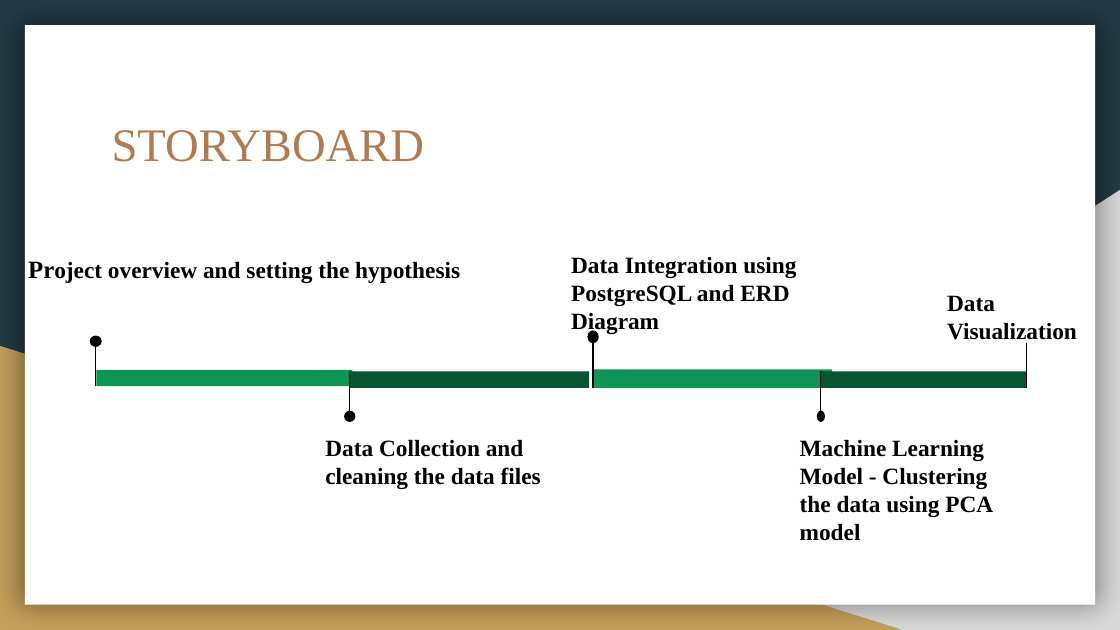
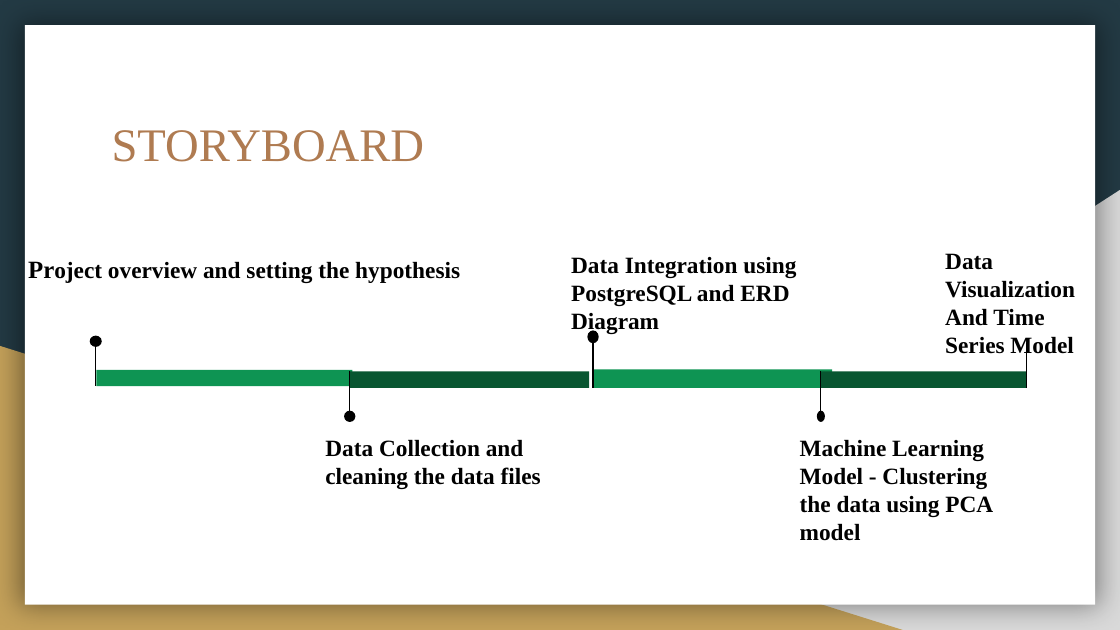
Before and after one commit to joshb738/NBA_Player_Analysis, a slide deck: slide 3 of Visualization/NBA_PLAYER_ANALYSIS.pptx. Drawn at 1120x630 pixels with LibreOffice and Linux fonts; fonts in the diff are those of the drawing. Boxes give left, top, right and bottom in pixels: in the first picture for what was removed or moved away, otherwise in the second. Text is boxed around its words. In the diff, an @@ line names an element or a change of style, - is before the commit and + after.

```diff
--- a/Visualization/NBA_PLAYER_ANALYSIS.pptx
+++ b/Visualization/NBA_PLAYER_ANALYSIS.pptx
@@ text "Data Visualization": place and size @@
-text "Data Visualization" at (947, 295, 1077, 345)
+text "Data Visualization" at (945, 253, 1075, 359)
@@ text at (945, 308, 1073, 359): paragraph added @@
+And Time Series Model
```
Also in this commit, not shown: 4 other slides changed, 6 slides added, 10 slides removed, 1 other file.
